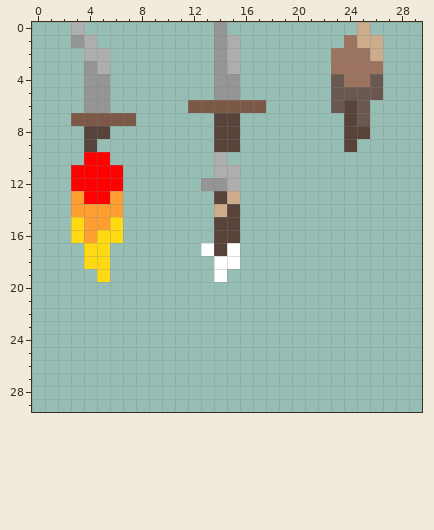
Pixel-art file -- Sprites/Objects/Weapons.aseprite. The first picture shows the starting point.
30x30 pixels, 1 frame.
New version:
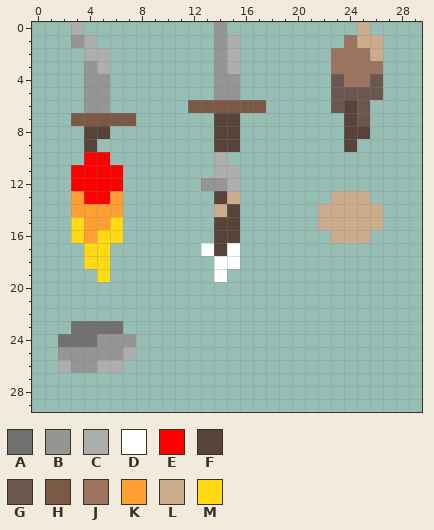
Palette (. is transparent): A #707070  B #959595  C #aeaeae  D #ffffff  E #ff0000  F #57433a  G #6a5850  H #7c5846  J #9b735f  K #ff9e31  L #cdac8c  M #ffda12
From old to new:
y 13: x 23..25 ... -> LLL
y 14..15: x 22..26 ..... -> LLLLL
y 16: x 23..25 ... -> LLL
y 23: x 3..6 .... -> AAAA
y 24: x 2..7 ...... -> AAABBB
y 25: x 2..7 ...... -> BBBBBC
y 26: x 2..6 ..... -> CBBCC
Changed places in both pictures, as pixel boxes (x1, y1, x2, y2):
added: (318, 191, 383, 243)
added: (58, 321, 136, 373)
